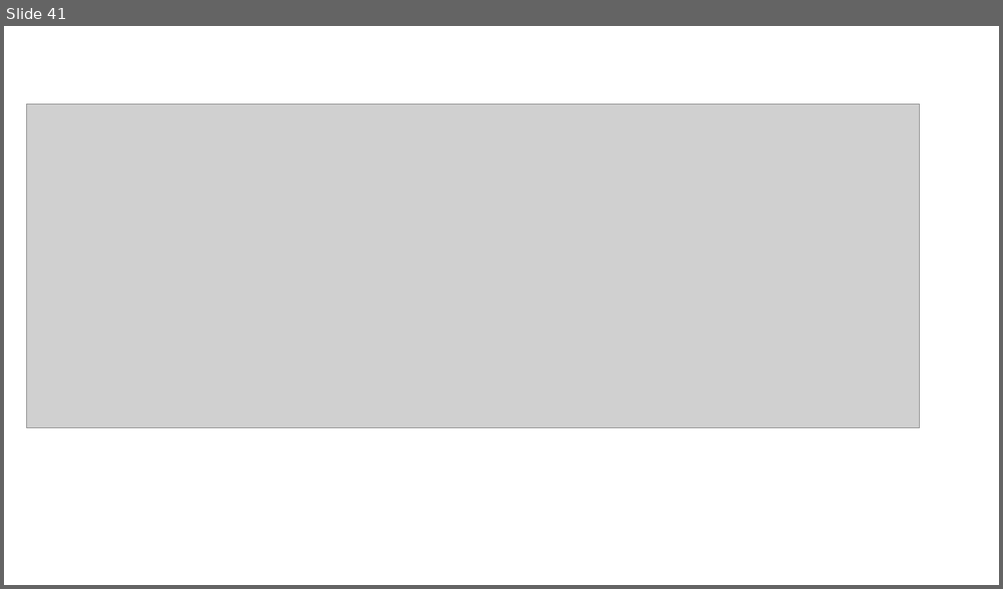
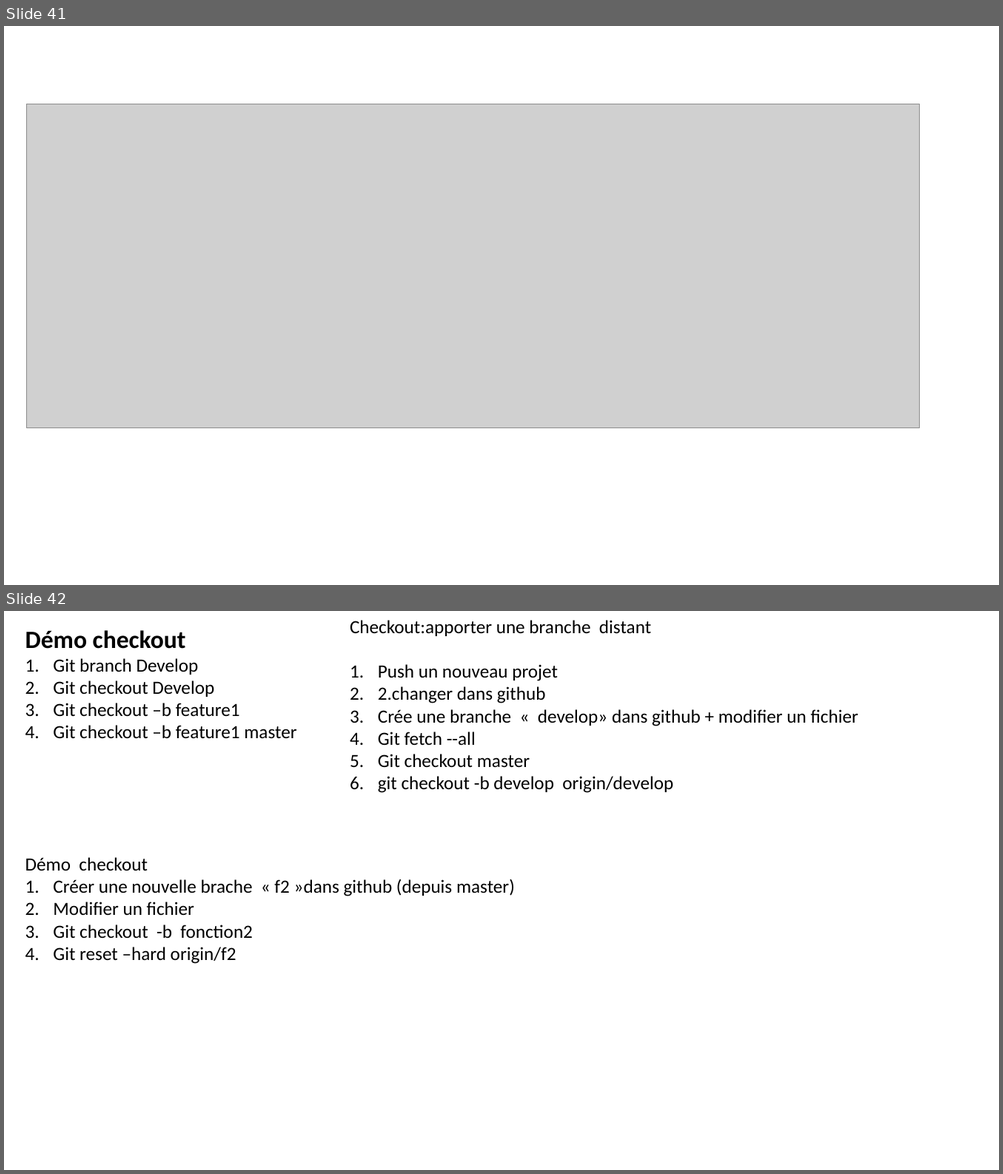
Before and after one commit to belakebiboussad/form, a slide deck: Formation Git.pptx. Shown one above the other, each under a label of ours: slide 41 before the commit, slides 41 and 42 after it. The pictures are 1003x589 and 1003x1174 pixels, drawn with LibreOffice and Linux fonts; fonts in the diff are those of the drawing; grey boxes stand for pictures. Boxes give left, top, right and bottom in pixels: in the first picture for what was removed or moved away, otherwise in the second. Text is boxed around its words. In the diff, an @@ line names an element or a change of style, - is before the commit and + after.

```diff
--- a/Formation Git.pptx
+++ b/Formation Git.pptx
@@ slide 42 added at bbox=[4, 611, 999, 1170], background #FFFFFF @@
@@ text added at bbox=[25, 630, 296, 739], 18 pt, text #000000 @@
+Démo checkout
+1. Git branch Develop
+2. Git checkout Develop
+3. Git checkout –b feature1
+4. Git checkout –b feature1 master
@@ text added at bbox=[350, 620, 858, 793], 18 pt, text #000000 @@
+Checkout:apporter une branche distant
+1. Push un nouveau projet
+2. 2.changer dans github
+3. Crée une branche « develop» dans github + modifier un fichier
+4. Git fetch --all
+5. Git checkout master
+6. git checkout -b develop origin/develop
@@ text added at bbox=[25, 857, 515, 964], 18 pt, text #000000 @@
+Démo checkout
+1. Créer une nouvelle brache « f2 »dans github (depuis master)
+2. Modifier un fichier
+3. Git checkout -b fonction2
+4. Git reset –hard origin/f2
```
Also in this commit, not shown: 1 slide changed, 1 other slide added, 1 slide removed.
